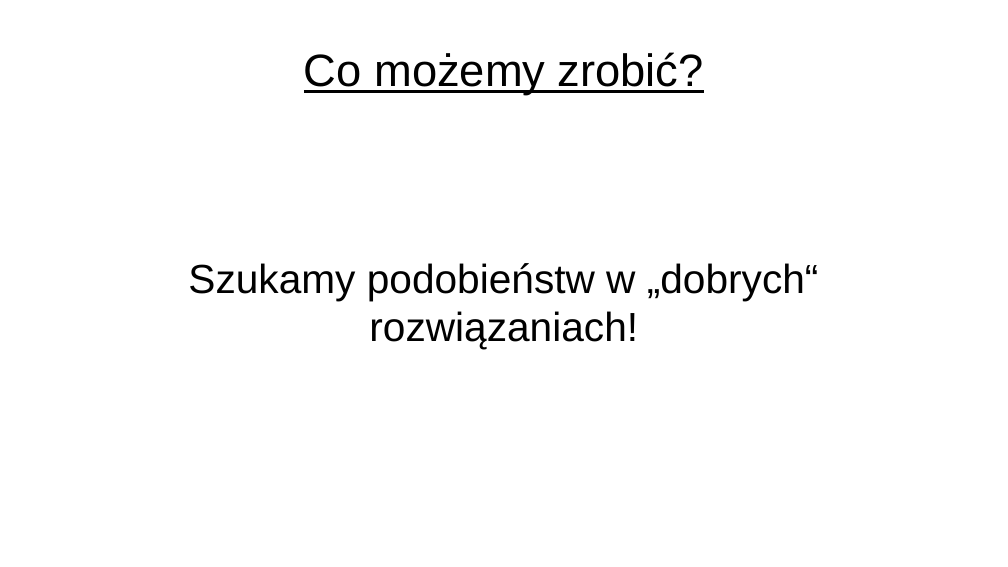
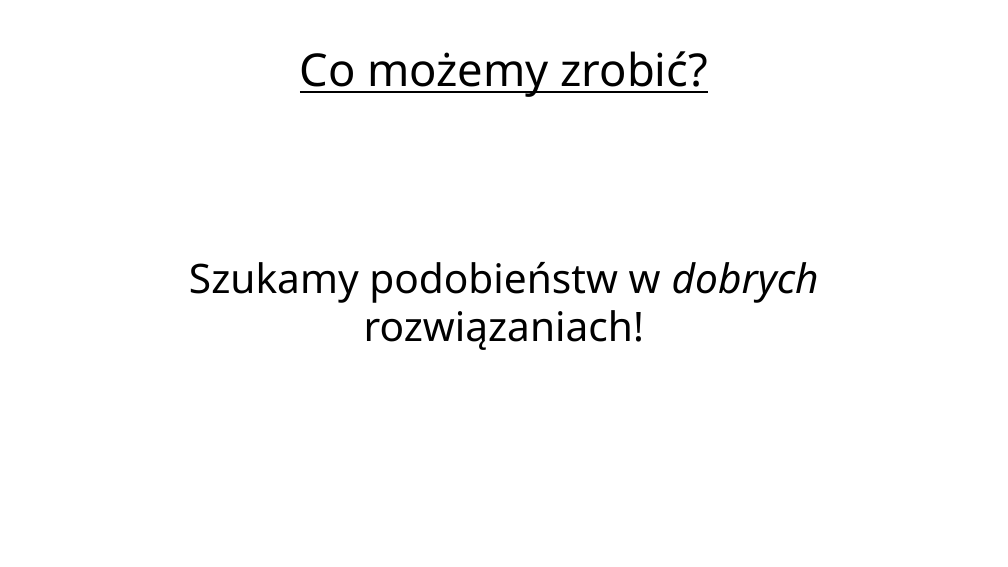
Before and after one commit to kele/metaheur_population_based, a slide deck: slide 5 of pres.odp. Drawn at 1008x567 pixels with LibreOffice and Linux fonts; fonts in the diff are those of the drawing; background and template pictures are left out. Boxes give left, top, right and bottom in pixels: in the first picture for what was removed or moved away, otherwise in the second. Text is boxed around its words. In the diff, an @@ line names an element or a change of style, - is before the commit and + after.

```diff
--- a/pres.odp
+++ b/pres.odp
@@ title "Co możemy zrobić?" at (300, 51, 708, 97): font Arial to Noto Sans @@
@@ subtitle at (189, 262, 819, 350): text changed; font Arial to Noto Sans @@
-Szukamy podobieństw w „dobrych“ rozwiązaniach!
+Szukamy podobieństw w dobrych rozwiązaniach!
```
Also in this commit, not shown: 8 other slides changed, 11 slides added, 2 other files.
